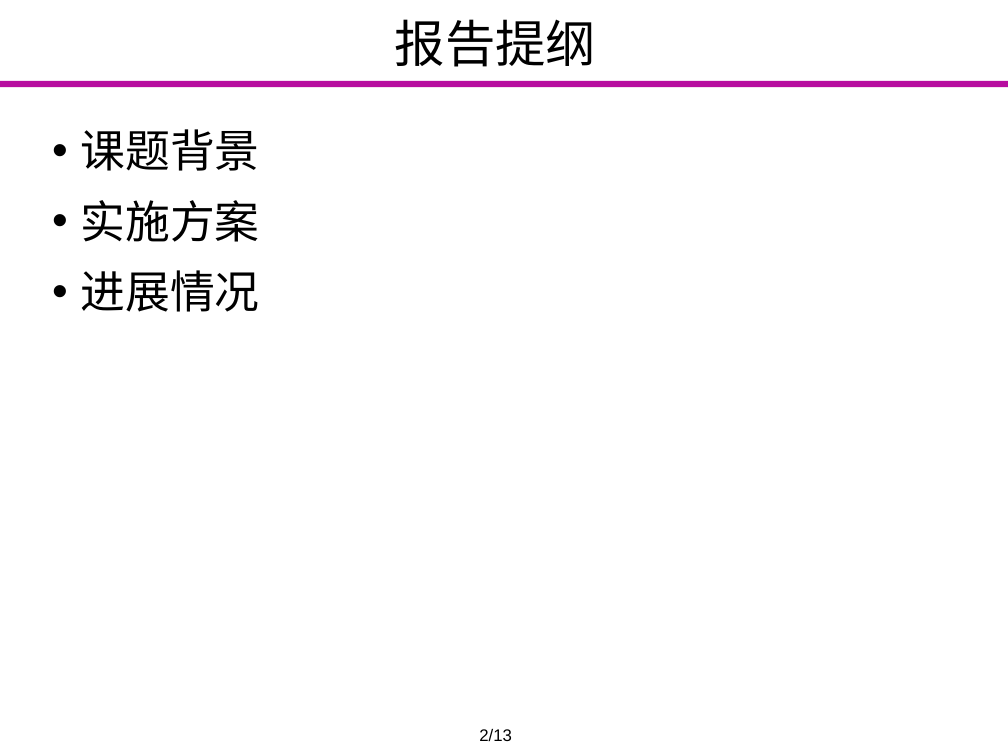
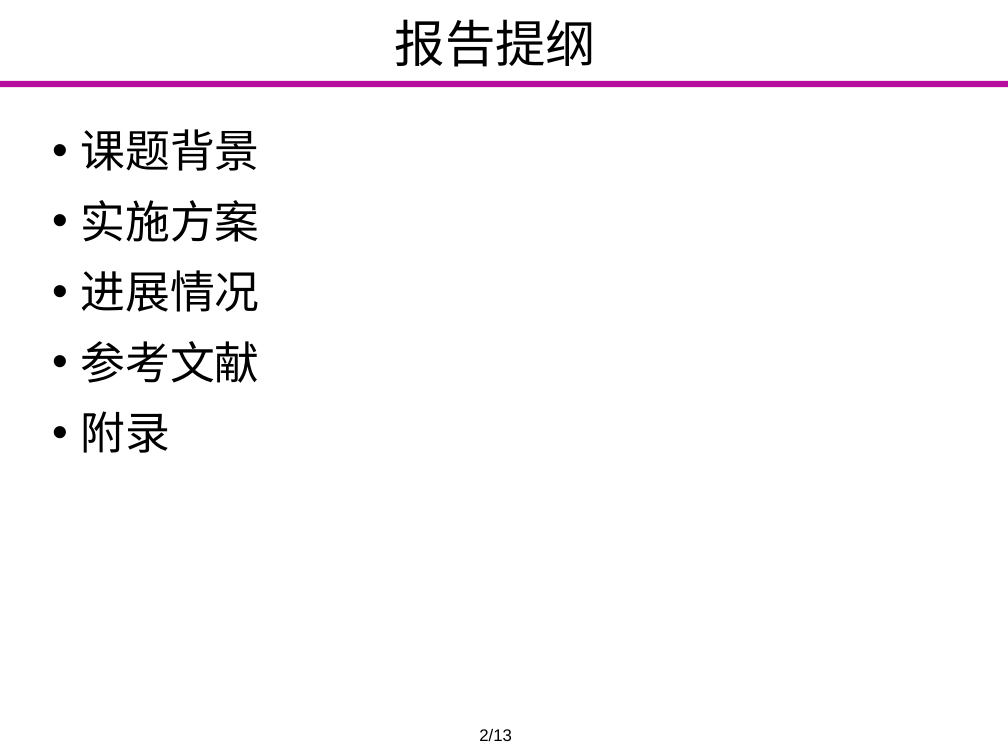
Before and after one commit to Markov2016/lunwen, a slide deck: slide 2 of dabian/杨一雄_毕业设计答辩.pptx. Drawn at 1008x756 pixels with LibreOffice and Linux fonts; fonts in the diff are those of the drawing; background and template pictures are left out. Boxes give left, top, right and bottom in pixels: in the first picture for what was removed or moved away, otherwise in the second. Text is boxed around its words. In the diff, an @@ line names an element or a change of style, - is before the commit and + after.

```diff
--- a/dabian/杨一雄_毕业设计答辩.pptx
+++ b/dabian/杨一雄_毕业设计答辩.pptx
@@ text at (80,341,259,453): paragraphs added @@
+• 参考文献
+• 附录
```
Also in this commit, not shown: 8 other slides changed, 2 slides added.
